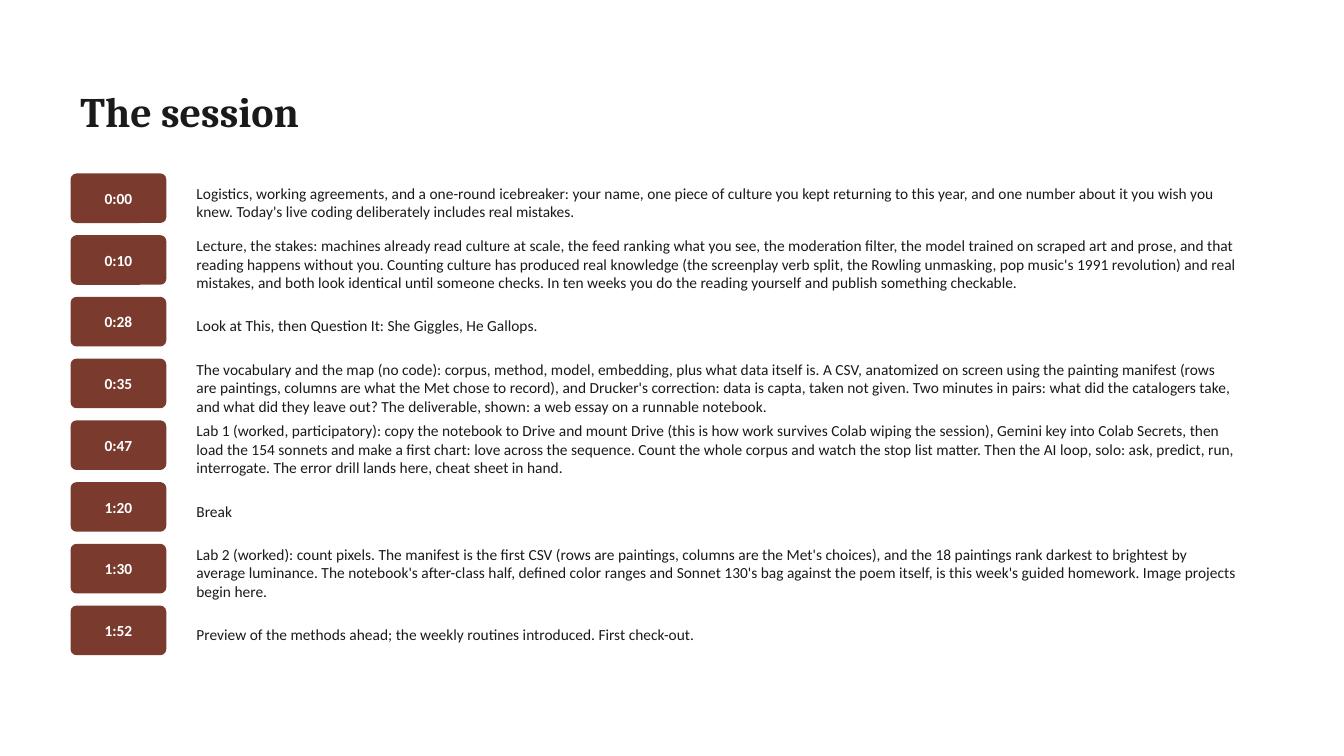
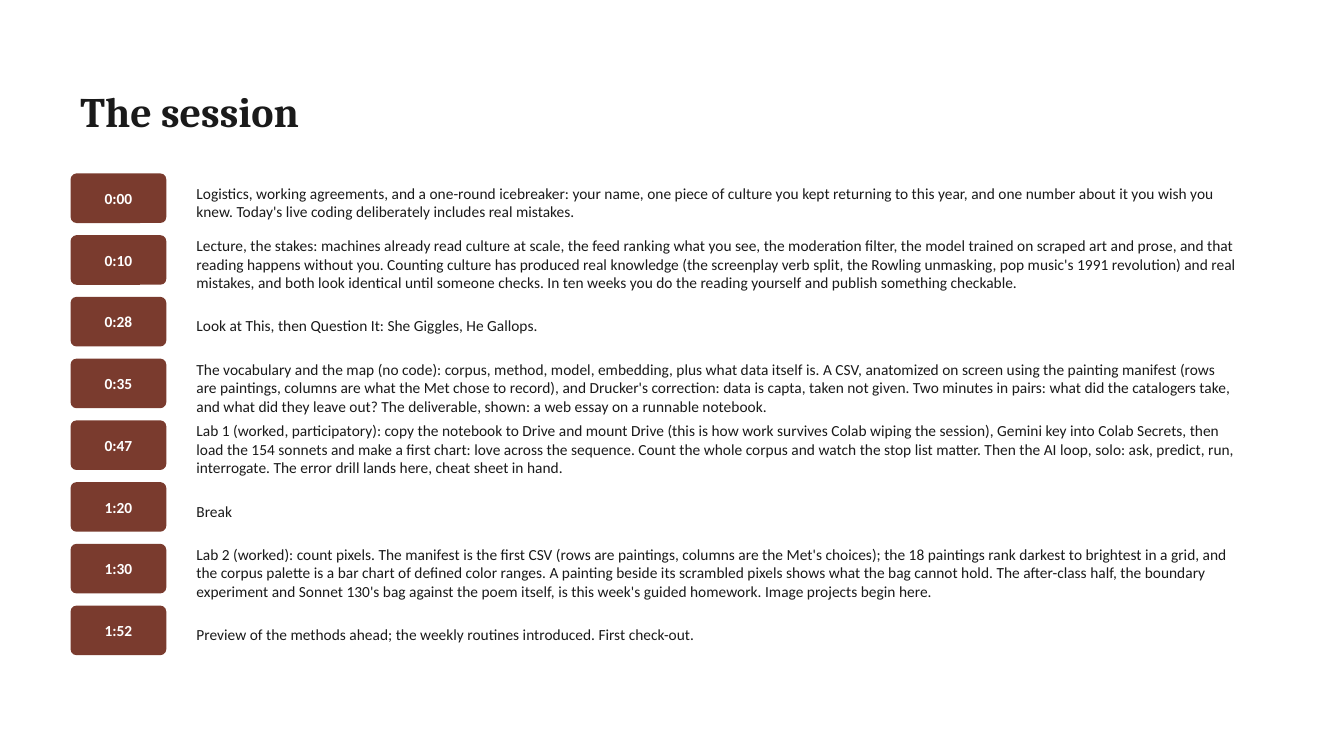
Before and after one commit to lucianli123/culture-as-data-2026, a slide deck: slide 17 of slides/pptx/week-01.pptx. Drawn at 1344x756 pixels with LibreOffice and Linux fonts; fonts in the diff are those of the drawing. Boxes give left, top, right and bottom in pixels: in the first picture for what was removed or moved away, otherwise in the second. Text is boxed around its words. In the diff, an @@ line names an element or a change of style, - is before the commit and + after.

```diff
--- a/slides/pptx/week-01.pptx
+++ b/slides/pptx/week-01.pptx
@@ text at <box>196,549,1227,600</box>: text changed @@
-Lab 2 (worked): count pixels. The manifest is the first CSV (rows are paintings, columns are the Met's choices), and the 18 paintings rank darkest to brightest by average luminance. The notebook's after-class half, defined color ranges and Sonnet 130's bag against the poem itself, is this week's guided homework. Image projects begin here.
+Lab 2 (worked): count pixels. The manifest is the first CSV (rows are paintings, columns are the Met's choices); the 18 paintings rank darkest to brightest in a grid, and the corpus palette is a bar chart of defined color ranges. A painting beside its scrambled pixels shows what the bag cannot hold. The after-class half, the boundary experiment and Sonnet 130's bag against the poem itself, is this week's guided homework. Image projects begin here.
```
Also in this commit, not shown: 1 other slide changed, 16 other files.
